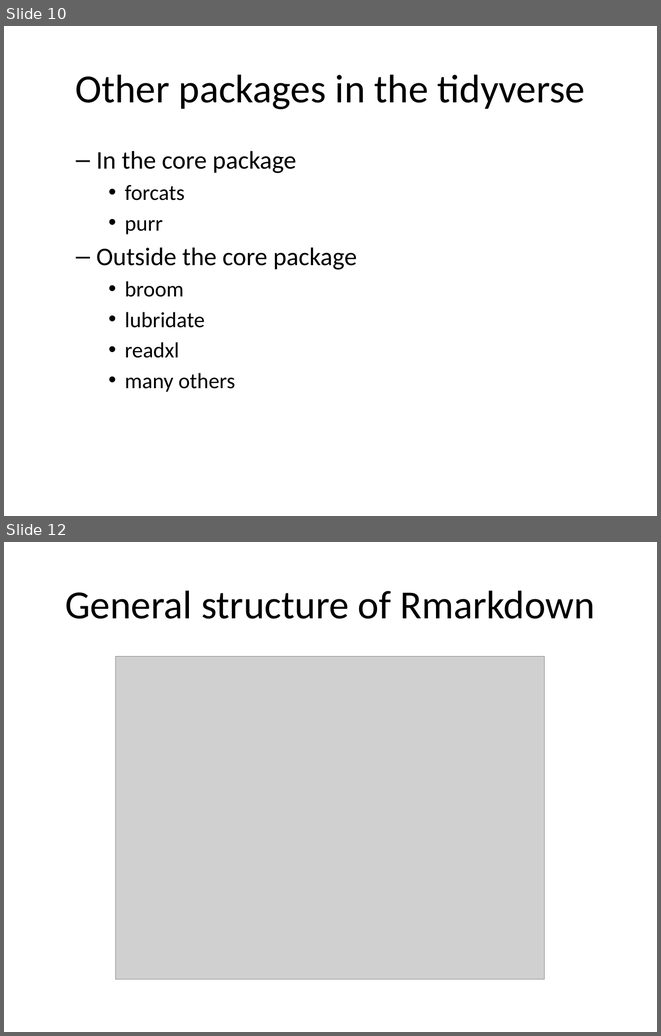
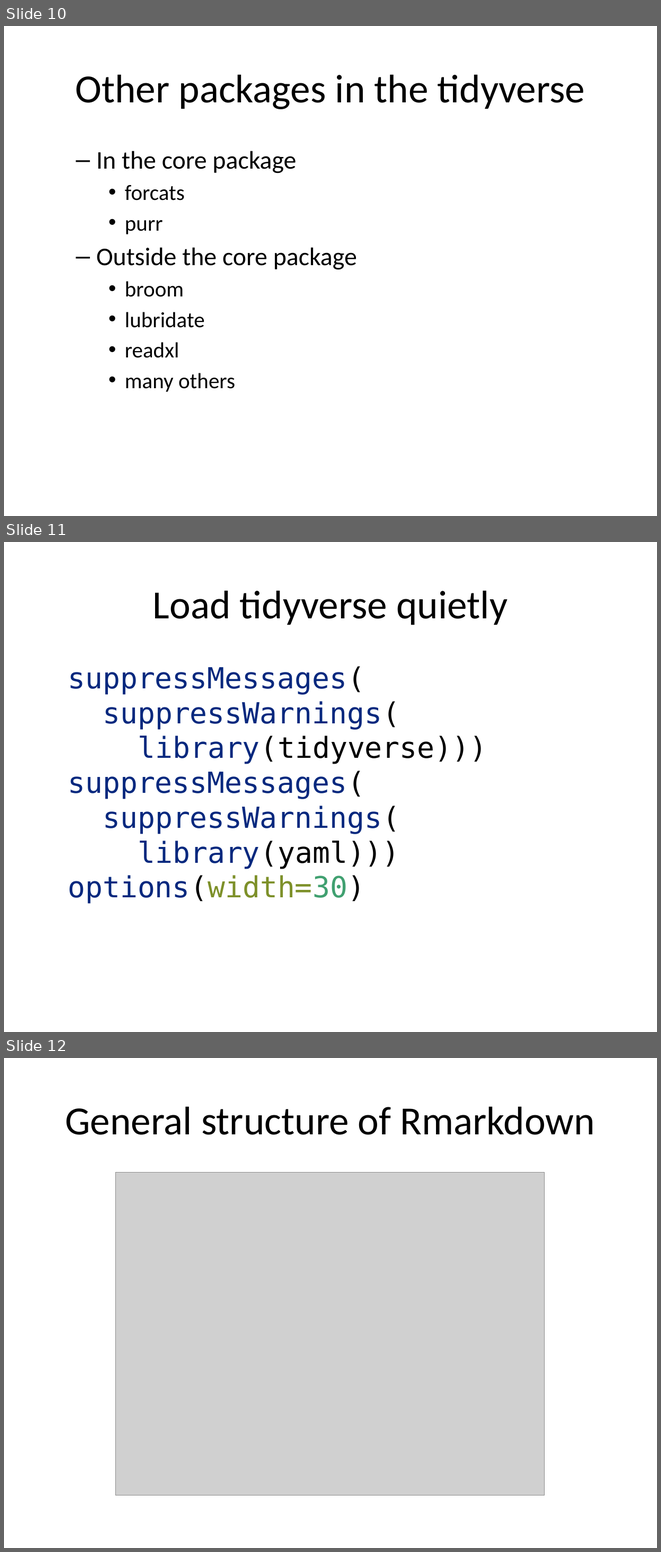
Before and after one commit to pmean/classes, a slide deck: introduction-to-r/src/v02-slides-and-speaker-notes.pptx. Shown one above the other, each under a label of ours: slides 10 and 12 before the commit, slides 10, 11 and 12 after it; the slides between them are not shown. The pictures are 661x1036 and 661x1552 pixels, drawn with LibreOffice and Linux fonts; fonts in the diff are those of the drawing; grey boxes stand for pictures. Boxes give left, top, right and bottom in pixels: in the first picture for what was removed or moved away, otherwise in the second. Text is boxed around its words. In the diff, an @@ line names an element or a change of style, - is before the commit and + after.

```diff
--- a/introduction-to-r/src/v02-slides-and-speaker-notes.pptx
+++ b/introduction-to-r/src/v02-slides-and-speaker-notes.pptx
@@ slide 11 added at box(4, 542, 657, 1032), background #FFFFFF @@
@@ title added at box(153, 590, 508, 625), 44 pt, text #000000 @@
+Load tidyverse quietly
@@ text added at box(68, 666, 487, 903), 32 pt, text #06287E @@
+suppressMessages(
+suppressWarnings(
+library(tidyverse)))
+suppressMessages(
+suppressWarnings(
+library(yaml)))
+options(width=30)
```
Also in this commit, not shown: 13 slides changed, 2 other slides added, 1 slide removed, 2 other files.
